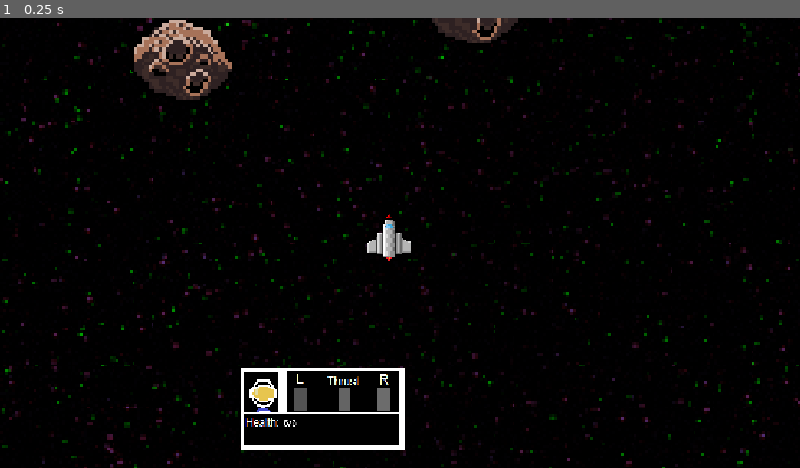
Above: before the commit, frame 1.
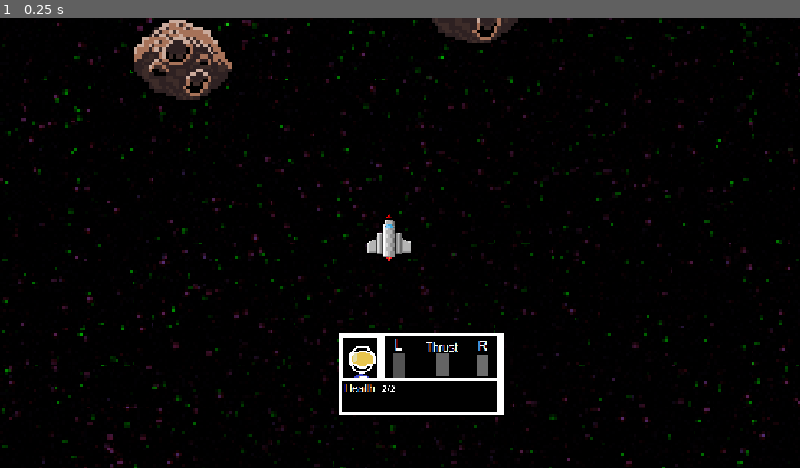
Above: after the commit, the same moment.

Repository: Archonic944/Supersonic
Game: Godot game, scene res://space.tscn
Same seed, same stepped clock (60 frames per second), same inputs: the game is played once before the commit and once after it.
Inputs:
- Up to frame 1 (0.25 s): no input

The runs differ from the first frame. In frame 1, 2.5% of the frame differs, in the area x 30-63%, y 70-96%.

Commit message:
Changed icon, constants

Diff:
--- a/icon.svg
+++ /dev/null
@@ -1 +0,0 @@
-<svg xmlns="http://www.w3.org/2000/svg" width="128" height="128"><rect width="124" height="124" x="2" y="2" fill="#363d52" stroke="#212532" stroke-width="4" rx="14"/><g fill="#fff" transform="translate(12.322 12.322)scale(.101)"><path d="M105 673v33q407 354 814 0v-33z"/><path fill="#478cbf" d="m105 673 152 14q12 1 15 14l4 67 132 10 8-61q2-11 15-15h162q13 4 15 15l8 61 132-10 4-67q3-13 15-14l152-14V427q30-39 56-81-35-59-83-108-43 20-82 47-40-37-88-64 7-51 8-102-59-28-123-42-26 43-46 89-49-7-98 0-20-46-46-89-64 14-123 42 1 51 8 102-48 27-88 64-39-27-82-47-48 49-83 108 26 42 56 81zm0 33v39c0 276 813 276 814 0v-39l-134 12-5 69q-2 10-14 13l-162 11q-12 0-16-11l-10-65H446l-10 65q-4 11-16 11l-162-11q-12-3-14-13l-5-69z"/><path d="M483 600c0 34 58 34 58 0v-86c0-34-58-34-58 0z"/><circle cx="725" cy="526" r="90"/><circle cx="299" cy="526" r="90"/></g><g fill="#414042" transform="translate(12.322 12.322)scale(.101)"><circle cx="307" cy="532" r="60"/><circle cx="717" cy="532" r="60"/></g></svg>
--- a/microphone_input.gd
+++ b/microphone_input.gd
@@ -25,7 +25,7 @@
 var high_freq_max: float = 20000.0
 
 var low_freq_multiplier: float = 0.6
-var mid_freq_multiplier: float = 0.4
+var mid_freq_multiplier: float = 0.55
 var high_freq_multiplier: float = 1.2
 
 # Loads settings from a text file in the same directory as the binary (not res://)
--- a/project.godot
+++ b/project.godot
@@ -10,10 +10,13 @@
 
 [application]
 
-config/name="LowMidHigh"
+config/name="Supersonic"
+config/description="Use your (or a crowd's) voice to pilot a ship!"
 run/main_scene="uid://coiok60srwjf1"
 config/features=PackedStringArray("4.4", "GL Compatibility")
-config/icon="res://icon.svg"
+boot_splash/use_filter=false
+boot_splash/image="uid://dudw0y2td8uys"
+config/icon="uid://lqwhwkeju5as"
 
 [audio]
 
--- a/space.gd
+++ b/space.gd
@@ -3,7 +3,7 @@
 
 # Called when the node enters the scene tree for the first time.
 func _ready() -> void:
-	pass # Replace with function body.
+	$CanvasLayer/Visualizer/RichTextLabel.text = str($Spaceship.max_hp) + "/" + str($Spaceship.max_hp)
 
 
 # Called every frame. 'delta' is the elapsed time since the previous frame.
--- a/space.tscn
+++ b/space.tscn
@@ -57,7 +57,7 @@
 [node name="CanvasLayer" type="CanvasLayer" parent="."]
 
 [node name="Visualizer" parent="CanvasLayer" instance=ExtResource("6_visualizer")]
-position = Vector2(464, 568)
+position = Vector2(606, 519)
 scale = Vector2(0.207432, 0.226225)
 
 [node name="Asteroid" parent="." instance=ExtResource("6_w5eul")]
Not shown, changed: export_presets.cfg
Binary file added: icon.png
Not shown, changed: icon.png.import
